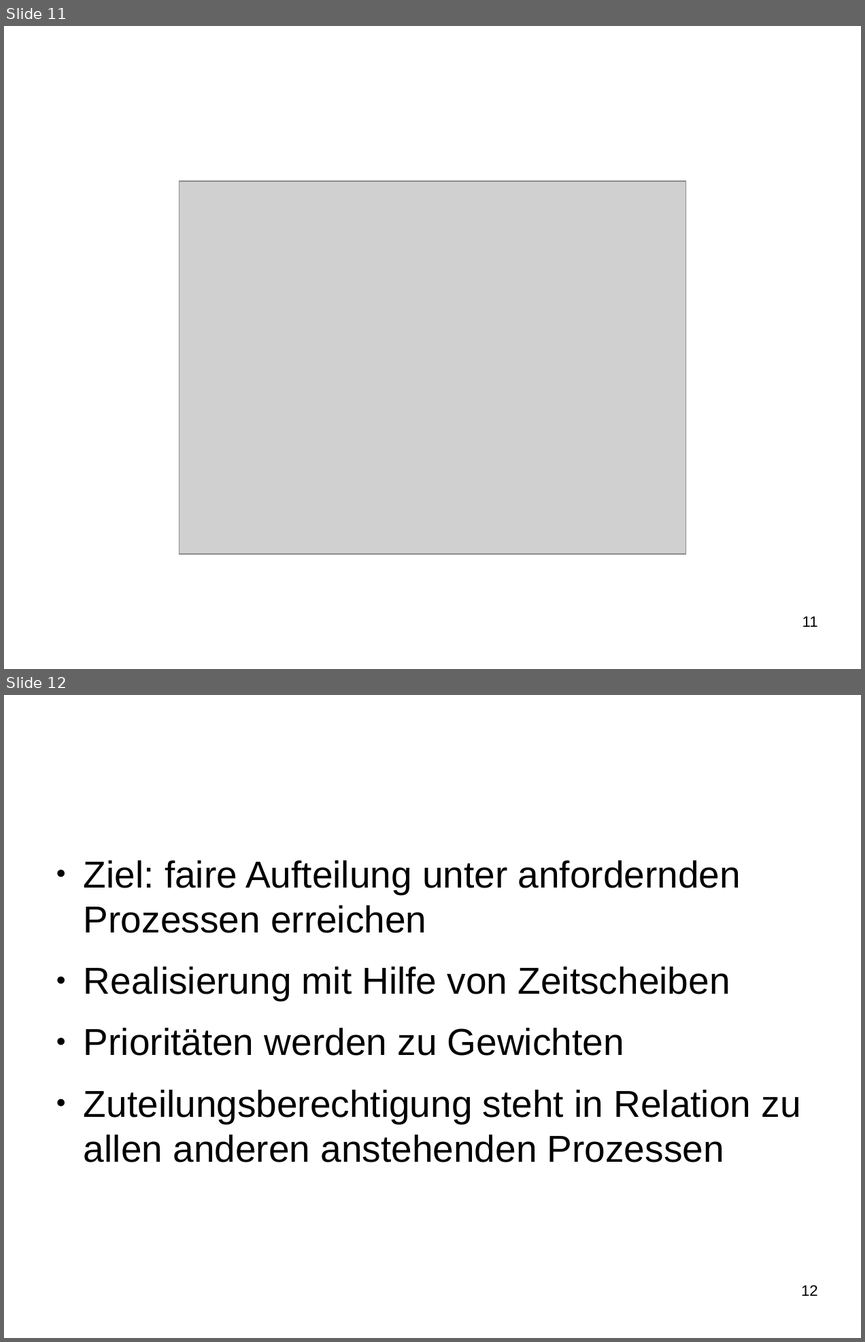
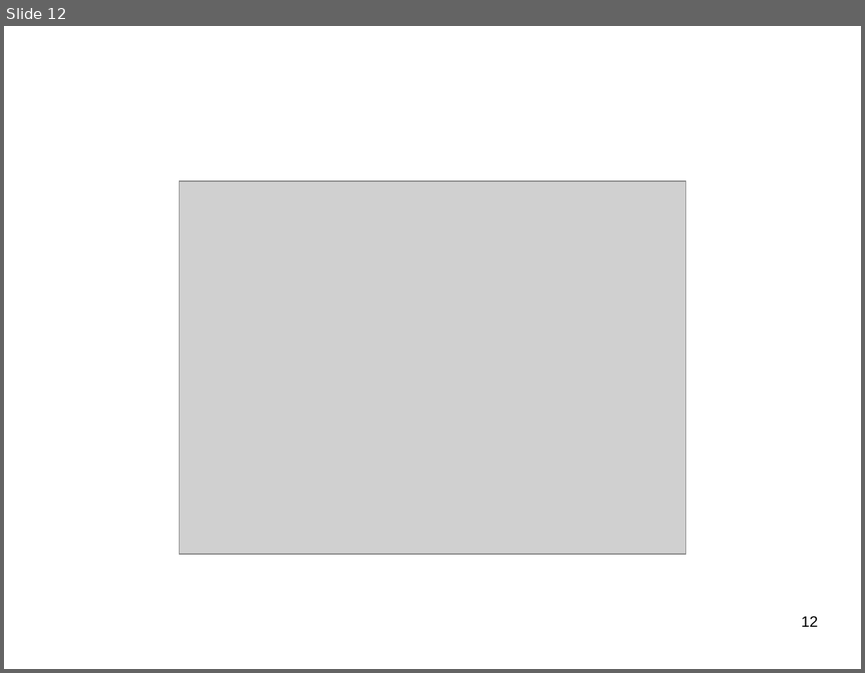
Before and after one commit to SeminararbeitCFS/main, a slide deck: vortrag/vortrag_CFS.odp. Shown one above the other, each under a label of ours: slides 11 and 12 before the commit, slide 12 after it. The pictures are 865x1342 and 865x673 pixels, drawn with LibreOffice and Linux fonts; fonts in the diff are those of the drawing; grey boxes stand for pictures; background and template pictures are left out. Boxes give left, top, right and bottom in pixels: in the first picture for what was removed or moved away, otherwise in the second. Text is boxed around its words. In the diff, an @@ line names an element or a change of style, - is before the commit and + after.

```diff
--- a/vortrag/vortrag_CFS.odp
+++ b/vortrag/vortrag_CFS.odp
@@ slide 12 removed at <box>4,695,861,1338</box>, background #FFFFFF @@
@@ title removed at <box>47,719,644,825</box> @@
-Funktionsweise CFS
@@ text removed at <box>84,860,801,1162</box> @@
-● Ziel: faire Aufteilung unter anfordernden Prozessen erreichen
-● Realisierung mit Hilfe von Zeitscheiben
-● Prioritäten werden zu Gewichten
-● Zuteilungsberechtigung steht in Relation zu allen anderen anstehenden Prozessen
@@ page number removed at <box>801,1285,818,1295</box> @@
-12
@@ what was slide 11 is now slide 12 @@
@@ page number at <box>801,616,818,626</box>: text changed @@
-11
+12
```
Also in this commit, not shown: 4 slides changed, 3 slides added, 6 other slides removed, 4 other files.
